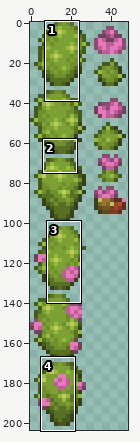
Two versions of one sprite sheet, Content/Desert/Tiles/CactiVariants/BunnyEarCacti.png. The first picture is a wide view before the edit; the outline marks the close-up.
Close-up. First the earlier version:
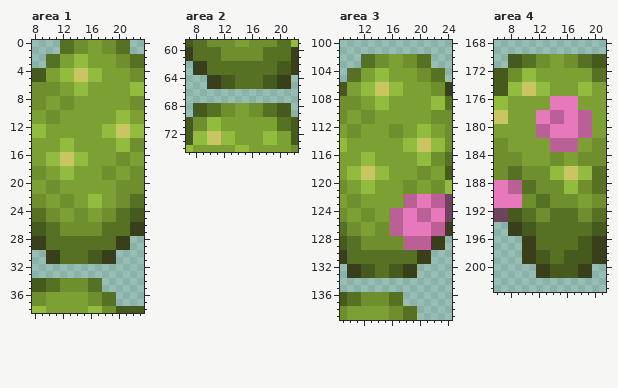
The file is 49x204 pixels. Shown: area 1: x 8..23, y 0..38; area 2: x 7..22, y 59..74; area 3: x 9..24, y 100..139; area 4: x 6..21, y 168..203.
After the commit:
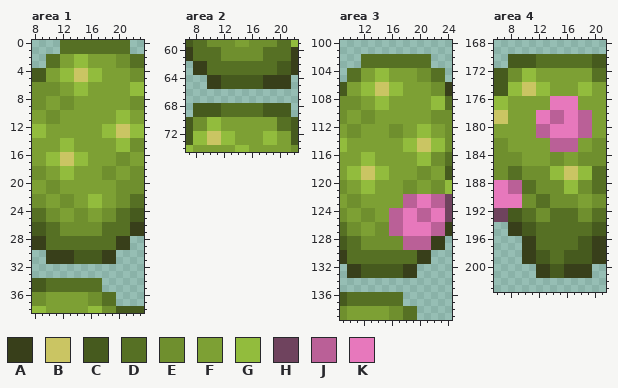
Palette (. is transparent): A #383f1a  B #cac563  C #465a1e  D #567024  E #6f8f2e  F #7da034  G #92bc3d  H #6f435e  J #ba6097  K #e778bc
Diff:
Area 1:
y 0..1: x 14..19 EEFFEE -> DDDDDD
y 30..31: x 12..15 DDDD -> AACC
y 34..35: x 12..15 EEEE -> DDDD
Area 2:
y 64..65: x 14..19 DDDDCC -> CCCCAA
y 68..69: x 10..19 DDEEFFEEDD -> CCDDDDDDCC
Area 3:
y 102..103: x 14..19 EEFFEE -> DDDDDD
y 132..133: x 14..15 DD -> CC
y 136..137: x 12..15 EEEE -> DDDD
Area 4:
y 170..171: x 10..17 DDEEFFEE -> CCDDDDDD
y 200..201: x 16..17 CC -> AA
Where, in picture pixels (left, top, right, bottom), the same in both close-ups:
changed: (74, 40, 116, 54)
changed: (60, 250, 88, 292)
changed: (207, 75, 277, 117)
changed: (375, 54, 417, 68)
changed: (361, 264, 389, 306)
changed: (522, 54, 578, 68)
changed: (564, 264, 578, 278)
